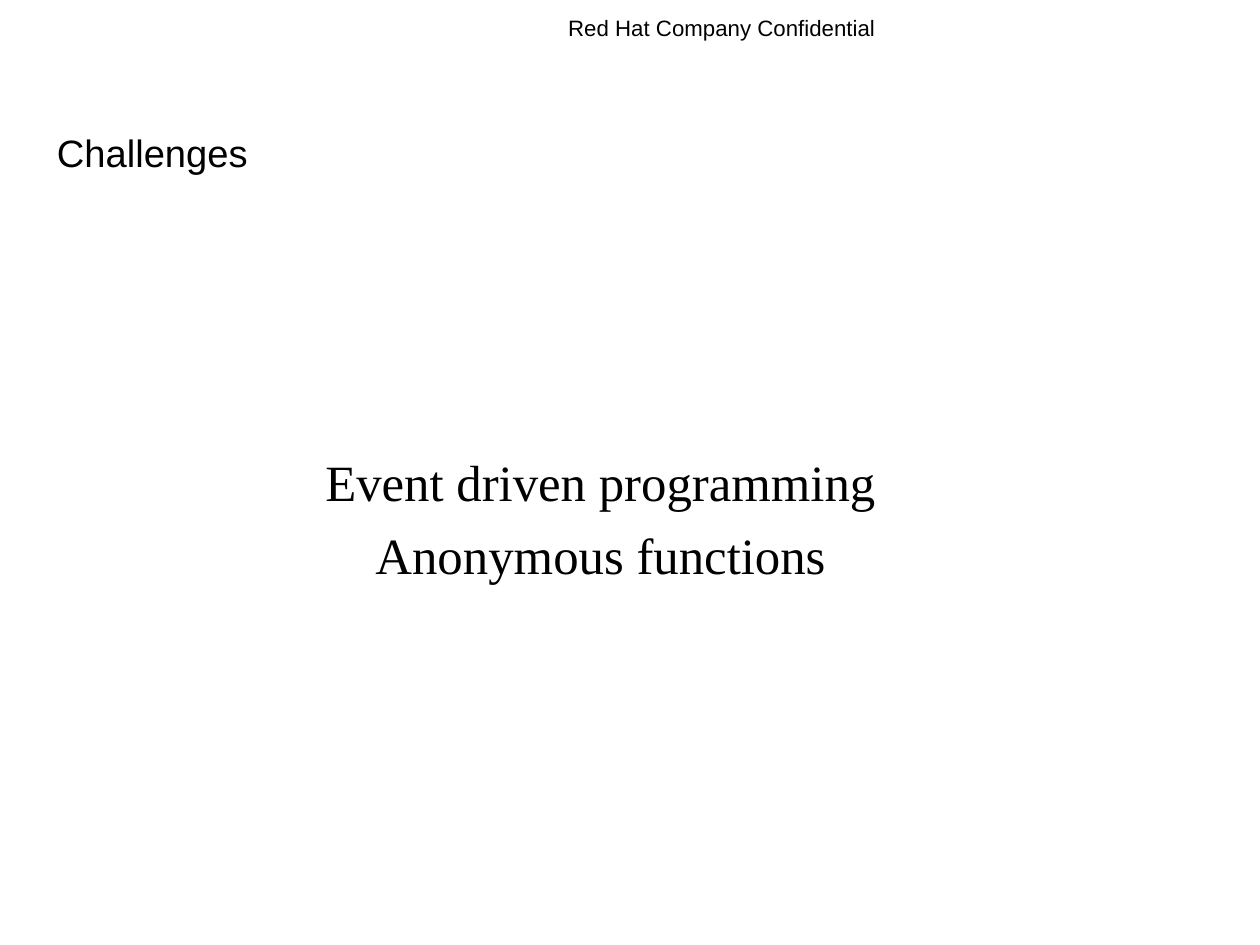
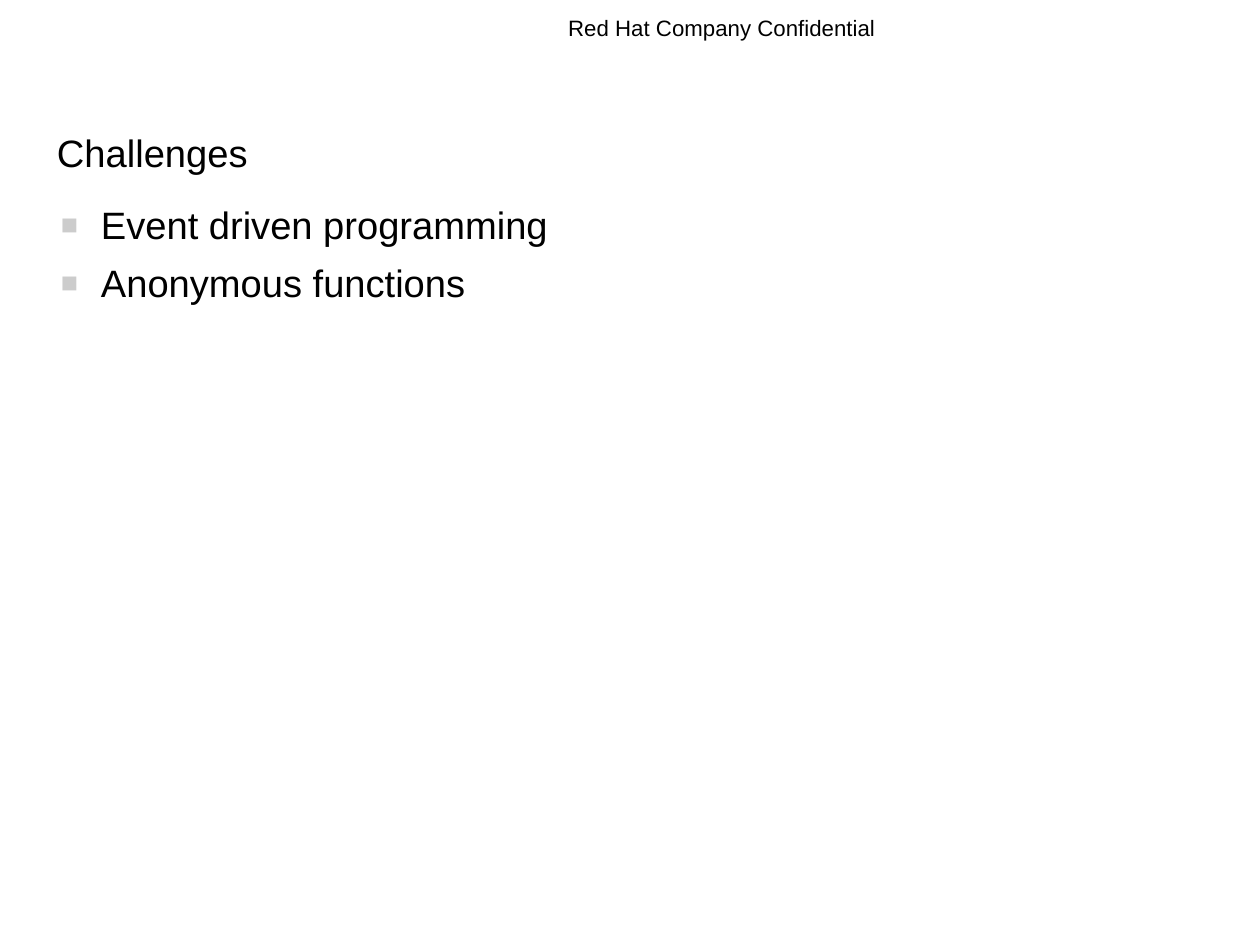
Before and after one commit to rhyw/node-trial, a slide deck: slide 20 of node-introduction.odp (slide 21 before the commit). Drawn at 1260x945 pixels with LibreOffice and Linux fonts; fonts in the diff are those of the drawing; background and template pictures are left out. Boxes give left, top, right and bottom in pixels: in the first picture for what was removed or moved away, otherwise in the second. Text is boxed around its words. In the diff, an @@ line names an element or a change of style, - is before the commit and + after.

```diff
--- a/node-introduction.odp
+++ b/node-introduction.odp
@@ text "Event driven programming" at (101,211,547,305): size 32 to 24 pt, font Times New Roman to Arial; alignment centre to left; bullet none to ■; vertical alignment middle to top @@
```
Also in this commit, not shown: 7 other slides changed, 3 slides added, 4 slides removed.
